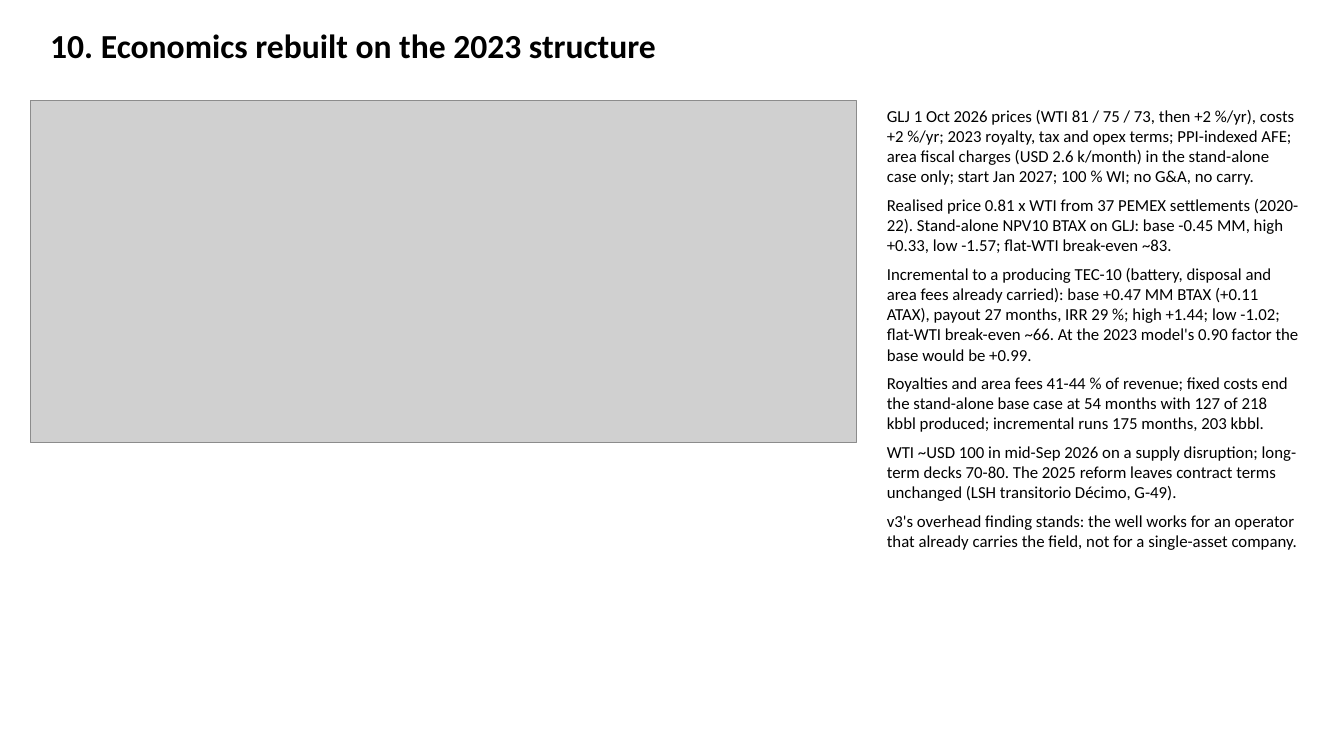
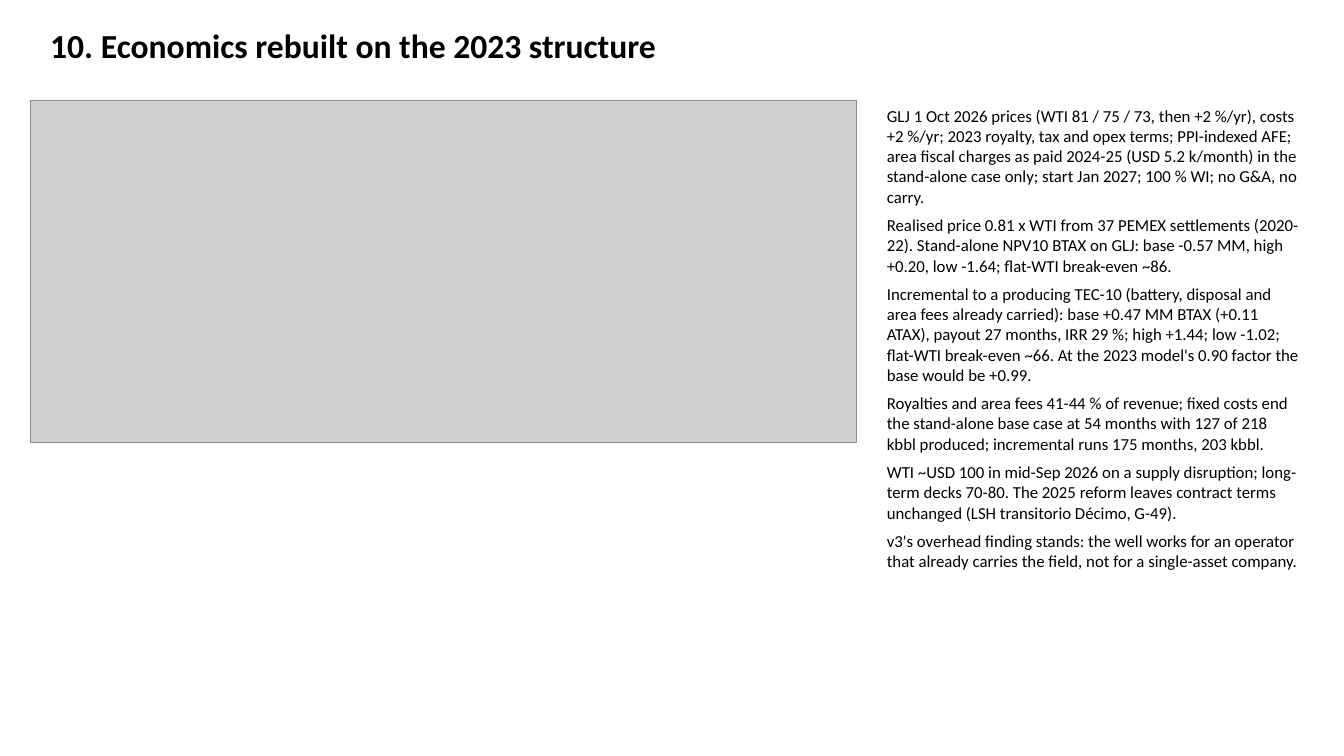
Before and after one commit to gunner1976/git_practice, a slide deck: slide 11 of docs/Tecolutla_TEC12_Handover.pptx. Drawn at 1344x756 pixels with LibreOffice and Linux fonts; fonts in the diff are those of the drawing; grey boxes stand for pictures. Boxes give left, top, right and bottom in pixels: in the first picture for what was removed or moved away, otherwise in the second. Text is boxed around its words. In the diff, an @@ line names an element or a change of style, - is before the commit and + after.

```diff
--- a/docs/Tecolutla_TEC12_Handover.pptx
+++ b/docs/Tecolutla_TEC12_Handover.pptx
@@ text at box(887, 110, 1298, 274): text changed @@
-GLJ 1 Oct 2026 prices (WTI 81 / 75 / 73, then +2 %/yr), costs +2 %/yr; 2023 royalty, tax and opex terms; PPI-indexed AFE; area fiscal charges (USD 2.6 k/month) in the stand-alone case only; start Jan 2027; 100 % WI; no G&A, no carry.
-Realised price 0.81 x WTI from 37 PEMEX settlements (2020-22). Stand-alone NPV10 BTAX on GLJ: base -0.45 MM, high +0.33, low -1.57; flat-WTI break-even ~83.
+GLJ 1 Oct 2026 prices (WTI 81 / 75 / 73, then +2 %/yr), costs +2 %/yr; 2023 royalty, tax and opex terms; PPI-indexed AFE; area fiscal charges as paid 2024-25 (USD 5.2 k/month) in the stand-alone case only; start Jan 2027; 100 % WI; no G&A, no carry.
+Realised price 0.81 x WTI from 37 PEMEX settlements (2020-22). Stand-alone NPV10 BTAX on GLJ: base -0.57 MM, high +0.20, low -1.64; flat-WTI break-even ~86.
```
Also in this commit, not shown: 1 other slide changed, 4 other files.
